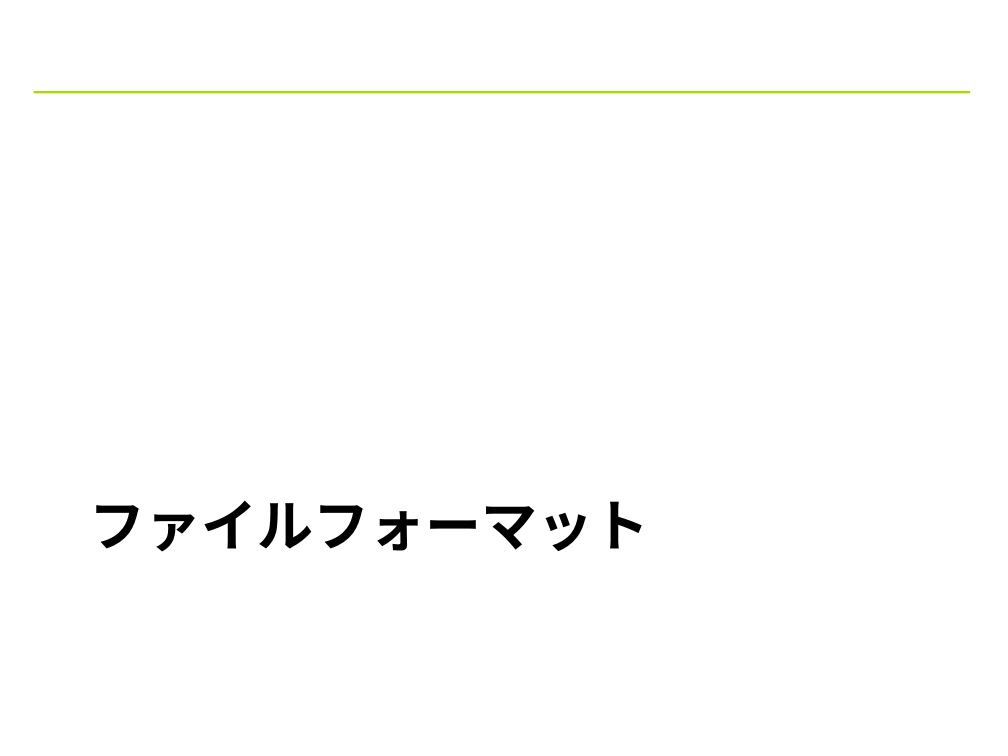
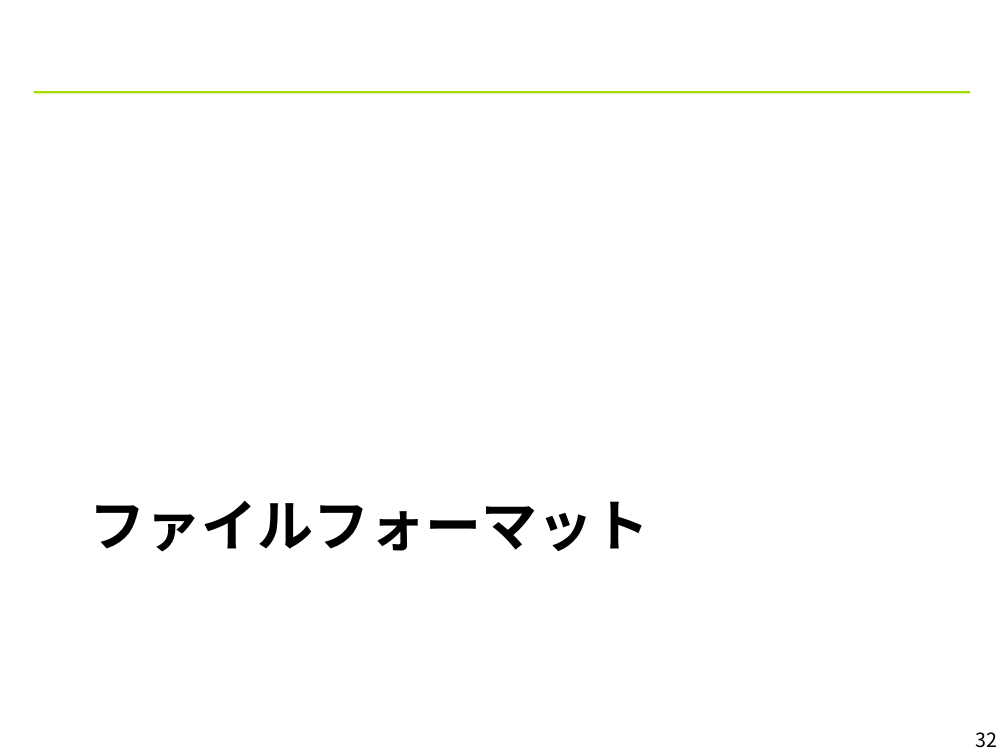
Before and after one commit to YixiaoLi/tlv4mc, a slide deck: slide 32 of doc/statistics_viewer_manual.ppt. Drawn at 1008x756 pixels with LibreOffice and Linux fonts; fonts in the diff are those of the drawing; background and template pictures are left out. Boxes give left, top, right and bottom in pixels: in the first picture for what was removed or moved away, otherwise in the second. Text is boxed around its words. In the diff, an @@ line names an element or a change of style, - is before the commit and + after.

Commit message:
StatisticsViewer.cs ・SeriesTitleが設定されている場合のみ凡例表示するように修正
StatisticsGenerator.cs
・スクリプト拡張モードでの統計情報ファイル受け取り部分が誤っていたのを修正

asp_cpu_utilization.sgr
・指定ファイルが旧名だったのを修正

statistics_viewer_manual.ppt
・「円グラフについて」を追加し、見方などの説明を追加
・「統計情報ファイルのフォーマット」に、スクリプト拡張モードでもエラーが出ることを追加

```diff
--- a/doc/statistics_viewer_manual.ppt
+++ b/doc/statistics_viewer_manual.ppt
@@ page number added at (976,732,998,748), 14 pt, text #000000 @@
+32
```
Also in this commit, not shown: 42 other slides changed, 1 slide added, 4 other files.
